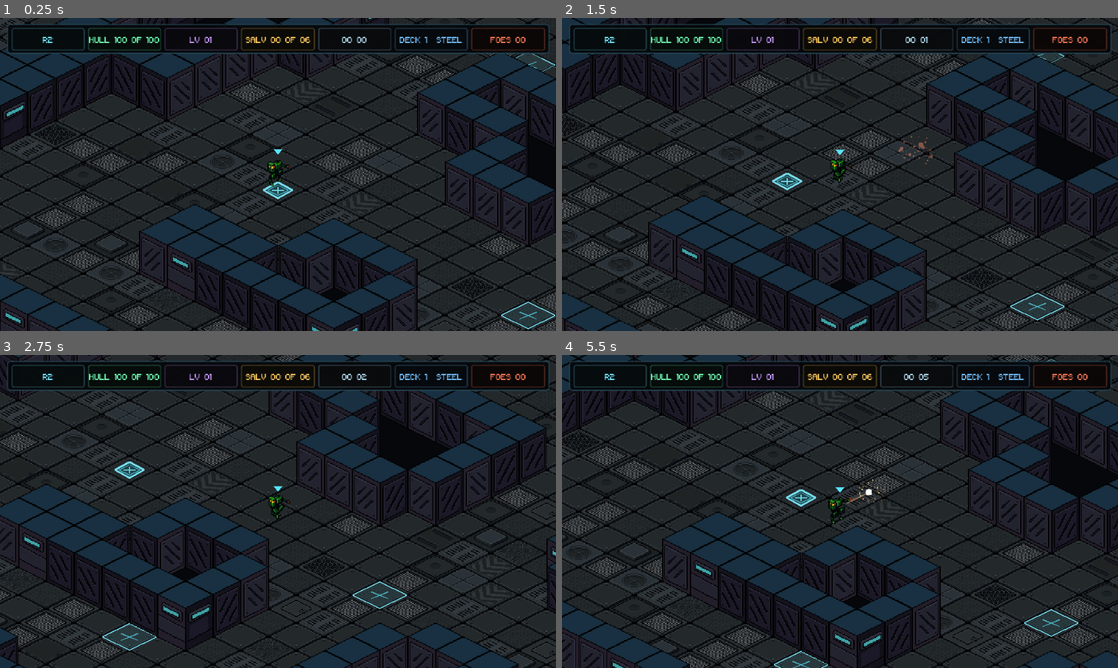
Above: before the commit, frames 1-4 (two rows, left to right).
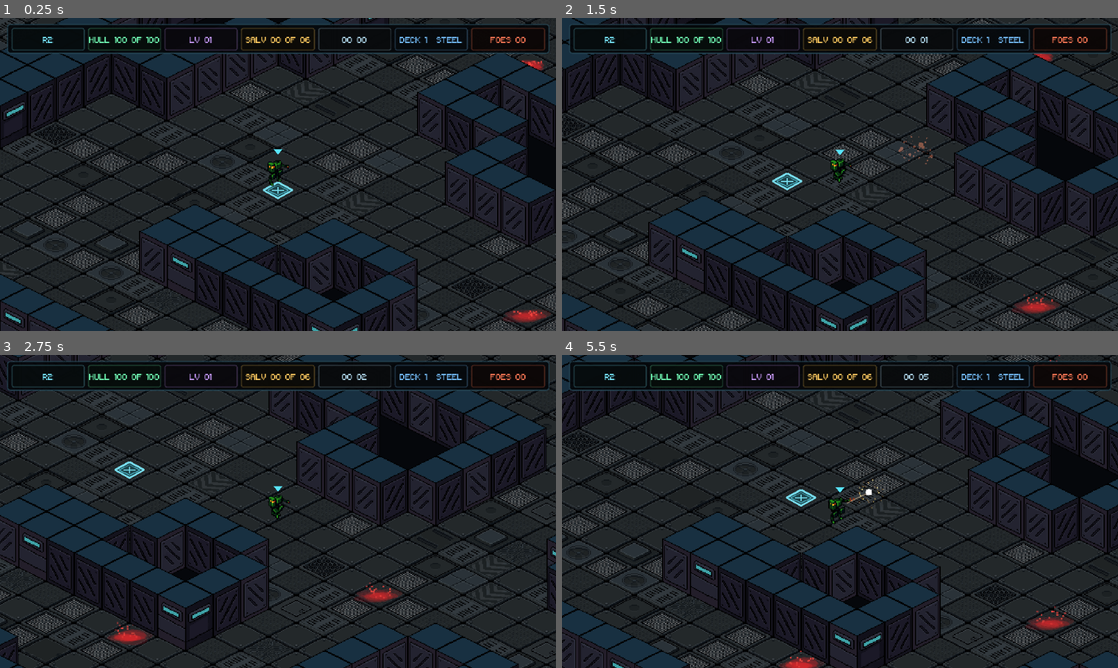
Above: after the commit, the same moments.

Repository: Tekknobot/spacehaul
Game: Godot game, scene res://Scenes/main.tscn
The game is run twice, just before and just after one commit, with the same random seed, the same clock (stepped at 60 frames per second) and the same inputs.
Inputs (mouse positions are in pixels of both pictures, inside the frame that each line leads up to):
- Up to frame 1 (0.25 s): no input
- Up to frame 2 (1.5 s): tap Enter at 0.5 s; move the mouse to (962, 158) at 0.52 s; hold D (move_right) 0.53-1.28 s; tap Q (pickup) at 0.6 s; click (962, 158) at 0.67 s; right-click (962, 158) at 0.8 s; move the mouse to (728, 190) at 1.27 s; hold S (move_down) from 1.28 s (still down); right-click (728, 190) at 1.35 s
- Up to frame 3 (2.75 s): tap Q (pickup) at 1.55 s; move the mouse to (333, 442) at 2.02 s; release S (move_down) at 2.03 s; hold D (move_right) from 2.03 s (still down); tap Space (dash) at 2.1 s; right-click (333, 442) at 2.3 s
- Up to frame 4 (5.5 s): move the mouse to (812, 574) at 2.77 s; release D (move_right) at 2.78 s; hold W (move_up) 2.78-3.53 s; tap K (death_test) at 2.85 s; click (812, 574) at 2.92 s; tap Q (pickup) at 3.05, 4.55, 5.1 s; move the mouse to (1006, 558) at 3.52 s; hold A (move_left) 3.53-5.03 s; tap H (hurt_test) at 3.6 s; right-click (1006, 558) at 3.8 s; tap R (respawn) at 4.15 s; move the mouse to (673, 464) at 4.27 s; tap E (interact) at 4.35 s; move the mouse to (867, 511) at 5.02 s; hold S (move_down) from 5.03 s (still down); click (867, 511) at 5.17 s; right-click (867, 511) at 5.3 s

The runs differ from the first frame. In frame 1, 0.4% of the frame differs, in the area x 90-100%, y 11-100%; in frame 2, 0.4%; in frame 3, 0.7%, in the area x 18-74%, y 72-95%; in frame 4, 0.6%.

Commit message:
New hazard tile effect.

Diff:
--- /dev/null
+++ b/Scripts/hazard_gas.gd
@@ -0,0 +1,143 @@
+extends Node2D
+class_name HazardGasEffect
+
+var tile_width: float = 64.0
+var tile_height: float = 32.0
+var seed_value: int = 0
+
+var _rng := RandomNumberGenerator.new()
+var _pixel_texture: Texture2D
+var _particles: Array = []
+var _built := false
+
+func setup(width: float, height: float, seed: int = 0) -> void:
+	tile_width = width
+	tile_height = height
+	seed_value = seed
+	if is_inside_tree():
+		_rebuild()
+
+func _ready() -> void:
+	if not _built:
+		_rebuild()
+	set_process(true)
+
+func _rebuild() -> void:
+	_built = true
+	_clear_children()
+	_rng.seed = seed_value if seed_value != 0 else int(Time.get_ticks_usec()) ^ get_instance_id()
+	_pixel_texture = _make_pixel_texture()
+	_build_cloud()
+	_build_particles()
+
+func _build_cloud() -> void:
+	z_as_relative = false
+	z_index = 3
+	var puff_count := 6
+	for i in range(puff_count):
+		var puff := Polygon2D.new()
+		var width_scale := _rng.randf_range(0.18, 0.34)
+		var height_scale := _rng.randf_range(0.12, 0.22)
+		var rx := tile_width * width_scale
+		var ry := tile_height * height_scale
+		puff.polygon = _ellipse_points(rx, ry, 12)
+		puff.position = Vector2(
+			_rng.randf_range(-tile_width * 0.16, tile_width * 0.16),
+			_rng.randf_range(-tile_height * 0.08, tile_height * 0.14)
+		)
+		var alpha := _rng.randf_range(0.10, 0.20)
+		puff.color = Color(0.95, _rng.randf_range(0.10, 0.20), _rng.randf_range(0.13, 0.20), alpha)
+		add_child(puff)
+
+	# a slightly denser center mass keeps the hazard readable even in motion
+	for i in range(2):
+		var core := Polygon2D.new()
+		core.polygon = _ellipse_points(tile_width * _rng.randf_range(0.18, 0.26), tile_height * _rng.randf_range(0.10, 0.16), 12)
+		core.position = Vector2(_rng.randf_range(-6.0, 6.0), _rng.randf_range(-2.0, 5.0))
+		core.color = Color(1.0, 0.16, 0.18, _rng.randf_range(0.18, 0.24))
+		add_child(core)
+
+func _build_particles() -> void:
+	_particles.clear()
+	var particle_count := 18
+	for i in range(particle_count):
+		var sprite := Sprite2D.new()
+		sprite.texture = _pixel_texture
+		sprite.centered = true
+		sprite.texture_filter = CanvasItem.TEXTURE_FILTER_NEAREST
+		add_child(sprite)
+		var particle := {
+			"sprite": sprite,
+			"pos": Vector2.ZERO,
+			"velocity": Vector2.ZERO,
+			"lifetime": 1.0,
+			"age": 0.0,
+			"wobble": 0.0,
+			"phase": 0.0,
+		}
+		_particles.append(particle)
+		_respawn_particle(i, true)
+
+func _process(delta: float) -> void:
+	for i in range(_particles.size()):
+		var particle: Dictionary = _particles[i]
+		particle["age"] += delta
+		var lifetime: float = particle["lifetime"]
+		if particle["age"] >= lifetime:
+			_particles[i] = particle
+			_respawn_particle(i, false)
+			continue
+		var pos: Vector2 = particle["pos"]
+		var velocity: Vector2 = particle["velocity"]
+		var phase: float = particle["phase"]
+		var wobble: float = particle["wobble"]
+		pos += velocity * delta
+		pos.x += sin(phase + particle["age"] * 3.2) * wobble * delta
+		particle["pos"] = pos
+		var sprite: Sprite2D = particle["sprite"]
+		sprite.position = pos
+		var t := clampf(particle["age"] / lifetime, 0.0, 1.0)
+		var alpha := sin(t * PI)
+		sprite.modulate = Color(1.0, 0.26 + (1.0 - t) * 0.06, 0.26, 0.25 + alpha * 0.50)
+		_particles[i] = particle
+
+func _respawn_particle(index: int, initial: bool) -> void:
+	var particle: Dictionary = _particles[index]
+	particle["lifetime"] = _rng.randf_range(0.9, 1.7)
+	particle["age"] = _rng.randf_range(0.0, particle["lifetime"]) if initial else 0.0
+	particle["pos"] = _random_iso_point()
+	particle["velocity"] = Vector2(_rng.randf_range(-4.0, 4.0), -_rng.randf_range(8.0, 15.0))
+	particle["wobble"] = _rng.randf_range(2.0, 6.0)
+	particle["phase"] = _rng.randf_range(0.0, TAU)
+	var sprite: Sprite2D = particle["sprite"]
+	sprite.position = particle["pos"]
+	sprite.scale = Vector2.ONE
+	sprite.rotation = 0.0
+	sprite.z_as_relative = false
+	sprite.z_index = 4
+	sprite.modulate = Color(1.0, 0.28, 0.28, 0.42)
+	_particles[index] = particle
+
+func _random_iso_point() -> Vector2:
+	var half_w := tile_width * 0.24
+	var half_h := tile_height * 0.16
+	var x := _rng.randf_range(-half_w, half_w)
+	var y_limit := half_h * (1.0 - absf(x) / maxf(half_w, 0.001))
+	var y := _rng.randf_range(-y_limit * 0.65, y_limit * 0.90)
+	return Vector2(x, y)
+
+func _ellipse_points(rx: float, ry: float, steps: int = 12) -> PackedVector2Array:
+	var points := PackedVector2Array()
+	for i in range(steps):
+		var angle := TAU * float(i) / float(steps)
+		points.append(Vector2(cos(angle) * rx, sin(angle) * ry))
+	return points
+
+func _make_pixel_texture() -> Texture2D:
+	var image := Image.create(2, 2, false, Image.FORMAT_RGBA8)
+	image.fill(Color(1.0, 1.0, 1.0, 1.0))
+	return ImageTexture.create_from_image(image)
+
+func _clear_children() -> void:
+	for child in get_children():
+		child.queue_free()
--- a/Scripts/procedural_deck.gd
+++ b/Scripts/procedural_deck.gd
@@ -34,6 +34,7 @@
 const FLOOR_FEATURE_START_INDEX := 8
 
 const DECK_PALETTE_SHADER: Shader = preload("res://Shaders/deck_palette.gdshader")
+const HAZARD_GAS_SCRIPT: GDScript = preload("res://Scripts/hazard_gas.gd")
 const WALL_TEXTURES: Array[Texture2D] = [
 	preload("res://Sprites/Tiles/WallTiles/wall_1.png"),
 	preload("res://Sprites/Tiles/WallTiles/wall_2.png"),
@@ -519,36 +520,13 @@
 
 	for cell in _hazard_cells:
 		var hazard_center := _cell_center(cell)
-
-		# Hazards no longer replace the floor art. A translucent warning diamond and
-		# two interior bars sit above whichever FloorTiles texture was chosen.
-		var fill := Polygon2D.new()
-		fill.name = "HazardFill_%d_%d" % [cell.x, cell.y]
-		fill.position = hazard_center
-		fill.polygon = _diamond_points(Vector2.ZERO, tile_width - 5.0, tile_height - 3.0)
-		fill.color = Color(accent.r, accent.g, accent.b, 0.10)
-		_overlay_visual_root.add_child(fill)
-
-		var outline := Line2D.new()
-		outline.name = "HazardOutline_%d_%d" % [cell.x, cell.y]
-		outline.position = hazard_center
-		outline.points = _closed_polygon(_diamond_points(Vector2.ZERO, tile_width - 2.0, tile_height - 1.0))
-		outline.width = 1.0
-		outline.default_color = accent.lightened(0.20)
-		outline.antialiased = false
-		_overlay_visual_root.add_child(outline)
-
-		for segment in [
-			PackedVector2Array([Vector2(-10.0, -4.0), Vector2(10.0, 4.0)]),
-			PackedVector2Array([Vector2(-10.0, 4.0), Vector2(10.0, -4.0)]),
-		]:
-			var warning_bar := Line2D.new()
-			warning_bar.position = hazard_center
-			warning_bar.points = segment
-			warning_bar.width = 1.0
-			warning_bar.default_color = Color(accent.r, accent.g, accent.b, 0.72)
-			warning_bar.antialiased = false
-			_overlay_visual_root.add_child(warning_bar)
+		var gas := Node2D.new()
+		gas.set_script(HAZARD_GAS_SCRIPT)
+		gas.name = "HazardGas_%d_%d" % [cell.x, cell.y]
+		gas.position = hazard_center
+		_overlay_visual_root.add_child(gas)
+		if gas.has_method("setup"):
+			gas.call("setup", tile_width, tile_height, seed_value ^ int(cell.x * 92821 + cell.y * 68917))
 
 	var center := _cell_center(_start_cell)
 	var outer_points := _diamond_points(Vector2.ZERO, 34.0, 18.0)
Not shown, added: Scripts/hazard_gas.gd.uid
Not shown, changed: .DS_Store
Not shown, changed: Sprites/.DS_Store
Not shown, changed: Sprites/Tiles/.DS_Store
Not shown, removed: Sprites/Tiles/FloorTiles/.DS_Store
